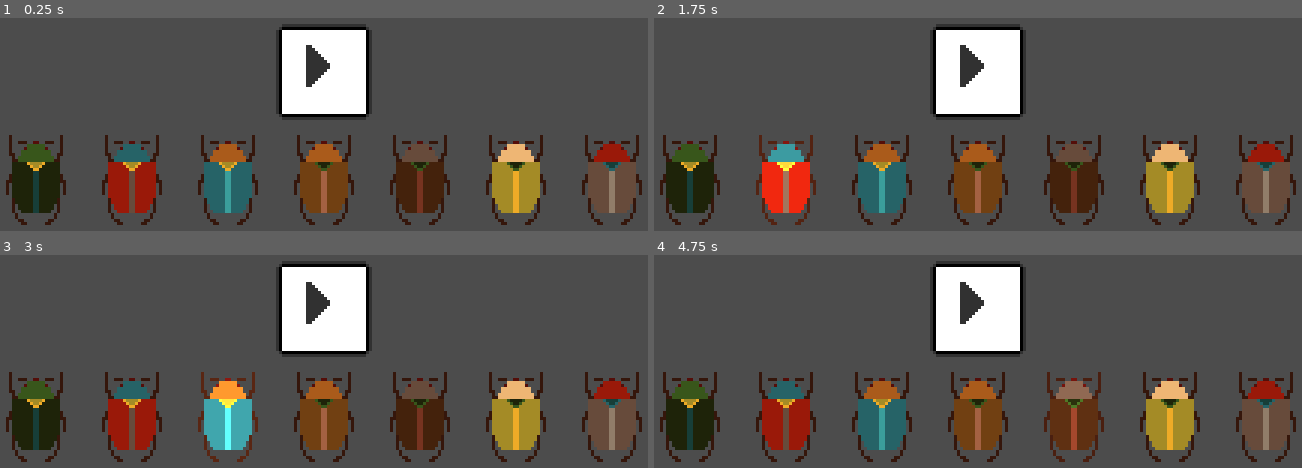
Above: before the commit, frames 1-4 (two rows, left to right).
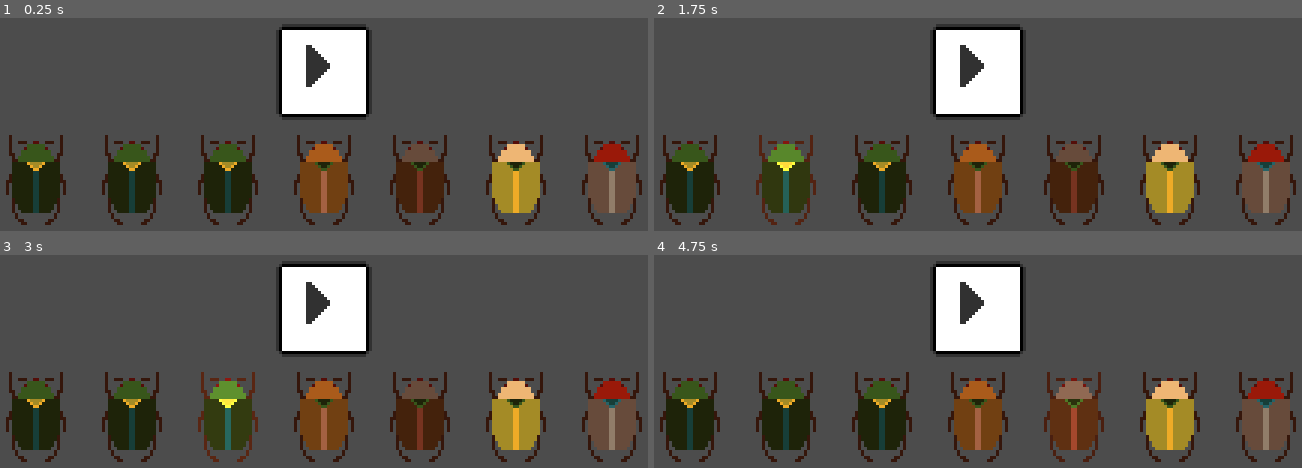
Above: after the commit, the same moments.

Repository: k4gi/gameoff2021
Game: Godot game, scene res://beetles/BeetleLevel.tscn
Two runs of this game, one before a commit and one after it. Both use one fixed random seed, a clock stepped at 60 frames per second and the inputs below. The project has no main scene, so this scene is started directly.
Inputs (mouse positions are in pixels of both pictures, inside the frame that each line leads up to):
- Up to frame 1 (0.25 s): no input
- Up to frame 2 (1.75 s): click (978, 71) at 0.5 s; click (692, 179) at 1.27 s
- Up to frame 3 (3 s): click (38, 416) at 2.02 s; click (129, 416) at 2.77 s
- Up to frame 4 (4.75 s): click (783, 416) at 3.52 s; click (880, 416) at 4.27 s

The runs differ from the first frame. In frame 1, 3.9% of the frame differs, in the area x 16-39%, y 59-92%; in frame 2, 3.9%; in frame 3, 3.9%; in frame 4, 3.9%.

Commit message:
can have several of the same beetle now, its done

Diff:
--- a/beetles/BeetleLevel.gd
+++ b/beetles/BeetleLevel.gd
@@ -3,7 +3,7 @@
 onready var BeetleBox = $Margin/VBox/HBox
 
 var beetle_selected = false
-var beetle_name
+var beetle_index
 var song_playing = false
 
 var beetle_to_sound = {
@@ -18,39 +18,45 @@
 
 
 func _ready():
-	new_beetle("Beetle1")
-	new_beetle("Beetle2")
-	new_beetle("Beetle3")
-	new_beetle("Beetle4")
-	new_beetle("Beetle5")
-	new_beetle("Beetle6")
-	new_beetle("Beetle7")
+	make_beetle("Beetle1")
+	make_beetle("Beetle1")
+	make_beetle("Beetle1")
+	make_beetle("Beetle4")
+	make_beetle("Beetle5")
+	make_beetle("Beetle6")
+	make_beetle("Beetle7")
 
 
 func new_beetle(name: String):
 	var new_beetle = load("res://beetles/" + name + ".tscn").instance()
-	new_beetle.connect("pressed_me", self, "on_beetle_pressed_me")
 	new_beetle.connect("pressed", self, "on_beetle_pressed", [name])
+	BeetleBox.add_child(new_beetle, true)
+
+
+func make_beetle(type: String):
+	var new_beetle = load("res://beetles/BeetleGeneric.tscn").instance()
+	new_beetle.beetle_type = type
+	new_beetle.set_normal_texture( load("res://beetles/" + type + ".png") )
+	new_beetle.connect("pressed", self, "on_beetle_pressed", [new_beetle])
 	BeetleBox.add_child(new_beetle, true)
 
 
 func on_beetle_pressed(n):
 	if !song_playing:
 		if beetle_selected:
-			if n != beetle_name:
-				var old_index = BeetleBox.get_node(beetle_name).get_index()
-				var new_index = BeetleBox.get_node(n).get_index()
-				BeetleBox.move_child(BeetleBox.get_node(beetle_name), new_index)
-				BeetleBox.move_child(BeetleBox.get_node(n), old_index)
+			if n.get_index() != beetle_index:
+				var old_index = beetle_index
+				var new_index = n.get_index()
+				BeetleBox.move_child(BeetleBox.get_child(beetle_index), new_index)
+				BeetleBox.move_child(n, old_index)
+				beetle_index = new_index
 
-			beetle_selected = false
-			BeetleBox.get_node(beetle_name + "/BeetleAnim").stop()
-			BeetleBox.get_node(beetle_name).set_modulate(Color.white)
+			cancel_selection()
 
 		else:
 			beetle_selected = true
-			beetle_name = n
-			BeetleBox.get_node(beetle_name + "/BeetleAnim").play("flash")
+			beetle_index = n.get_index()
+			n.get_node("BeetleAnim").play("flash")
 
 
 func play_music():
@@ -58,23 +64,21 @@
 		song_playing = true
 
 		if beetle_selected:
-			beetle_selected = false
-			BeetleBox.get_node(beetle_name + "/BeetleAnim").stop()
-			BeetleBox.get_node(beetle_name).set_modulate(Color.white)
+			cancel_selection()
 
 		for i in BeetleBox.get_child_count():
-			var name = BeetleBox.get_child(i).get_name()
+			var type = BeetleBox.get_child(i).beetle_type
 			BeetleBox.get_child(i).get_node("BeetleAnim").play("flash once")
-			get_node("Sounds/" + beetle_to_sound[name]).play()
+			get_node("Sounds/" + beetle_to_sound[type]).play()
 			yield(get_tree().create_timer(1, false), "timeout")
 		song_playing = false
 
 
+func cancel_selection():
+	beetle_selected = false
+	BeetleBox.get_child(beetle_index).get_node("BeetleAnim").stop()
+	BeetleBox.get_child(beetle_index).set_modulate(Color.white)
+
+
 func _on_TextureButton_pressed():
 	play_music()
-
-
-func make_beetle(type):
-	var new_beetle = load("res://beetles/BeetleGeneric.tscn").instance()
-	new_beetle.beetle_type = type
-	new_beetle.set_normal_texture( load("res://beetles/" + type + ".png") )
